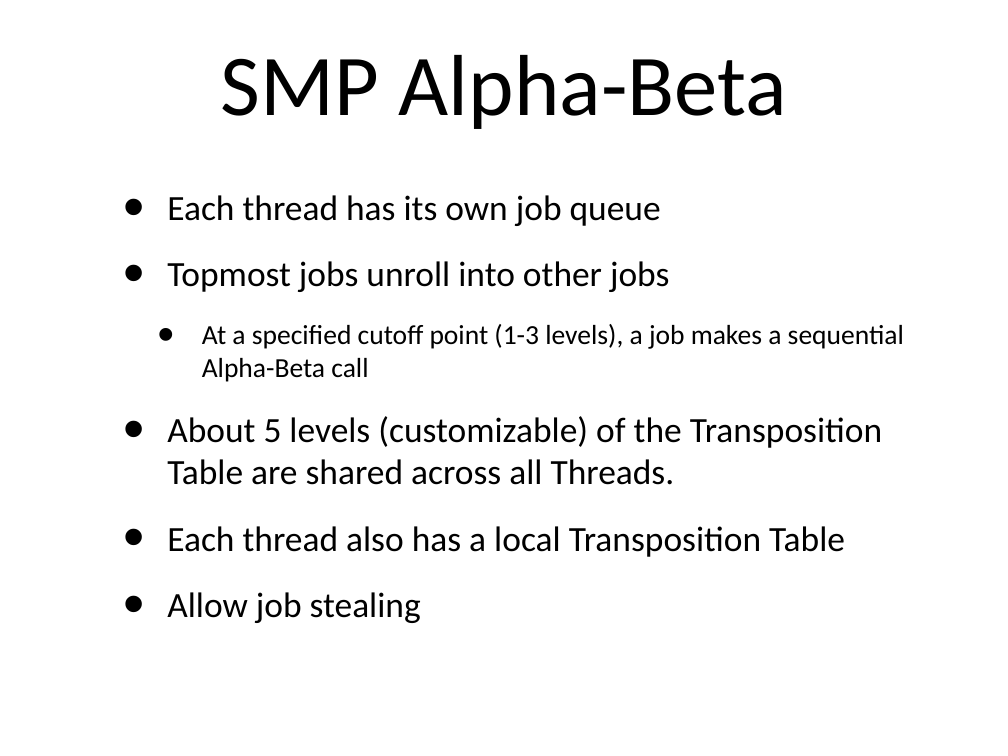
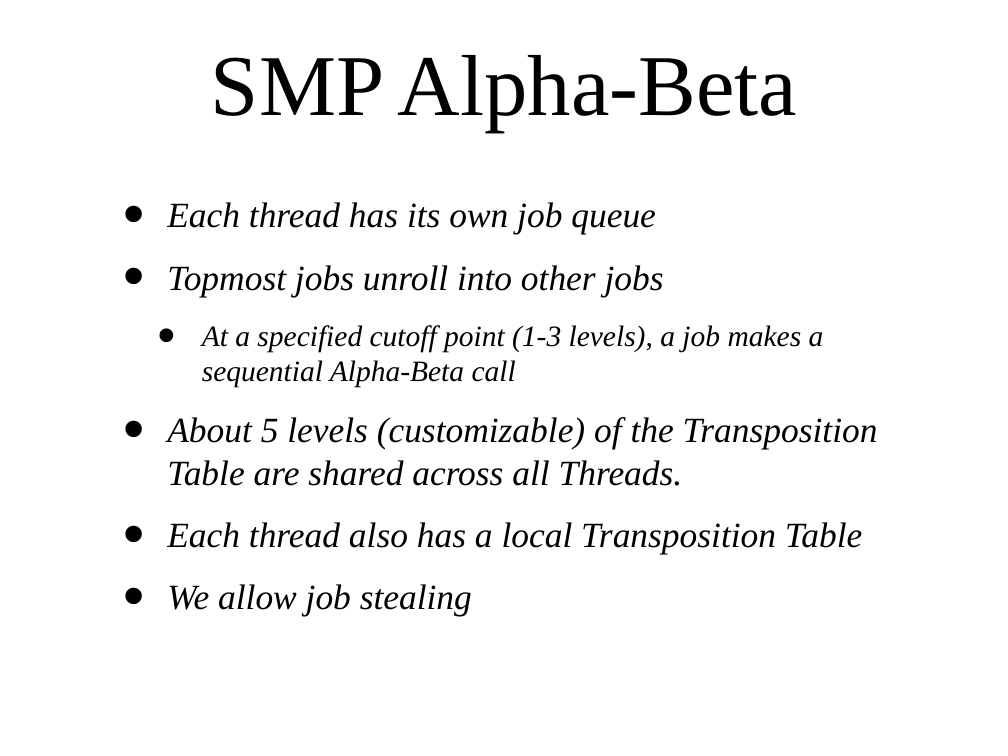
Before and after one commit to amod0017/rit-othello, a slide deck: slide 29 of Othello/other/Othello-Presentation-2.ppt (slide 27 before the commit). Drawn at 1008x756 pixels with LibreOffice and Linux fonts; fonts in the diff are those of the drawing; background and template pictures are left out. Boxes give left, top, right and bottom in pixels: in the first picture for what was removed or moved away, otherwise in the second. Text is boxed around its words. In the diff, an @@ line names an element or a change of style, - is before the commit and + after.

Commit message:
- Merged Presentations - Added Styling (I still have the original if it looks weird on a PPT)

```diff
--- a/Othello/other/Othello-Presentation-2.ppt
+++ b/Othello/other/Othello-Presentation-2.ppt
@@ title "SMP Alpha-Beta" at box(211, 55, 797, 131): font Calibri to Times New Roman @@
@@ text at box(167, 202, 878, 554): font Calibri to Times New Roman, italic on; size 28 to 30 pt in "At a specified cutoff point (1-3 levels), ..."; less space between paragraphs @@
@@ text at box(167, 584, 472, 616): text changed; font Calibri to Times New Roman; italic on @@
-• Allow job stealing
+• We allow job stealing
```
Also in this commit, not shown: 30 other slides changed, 8 slides added, 5 slides removed.
